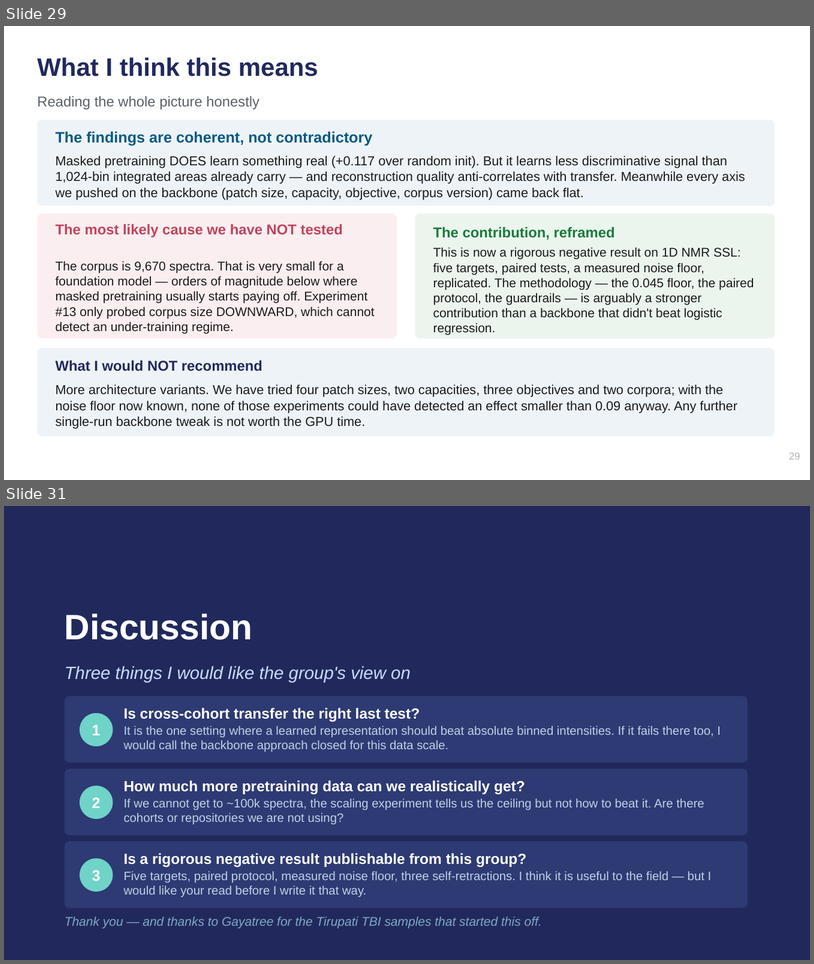
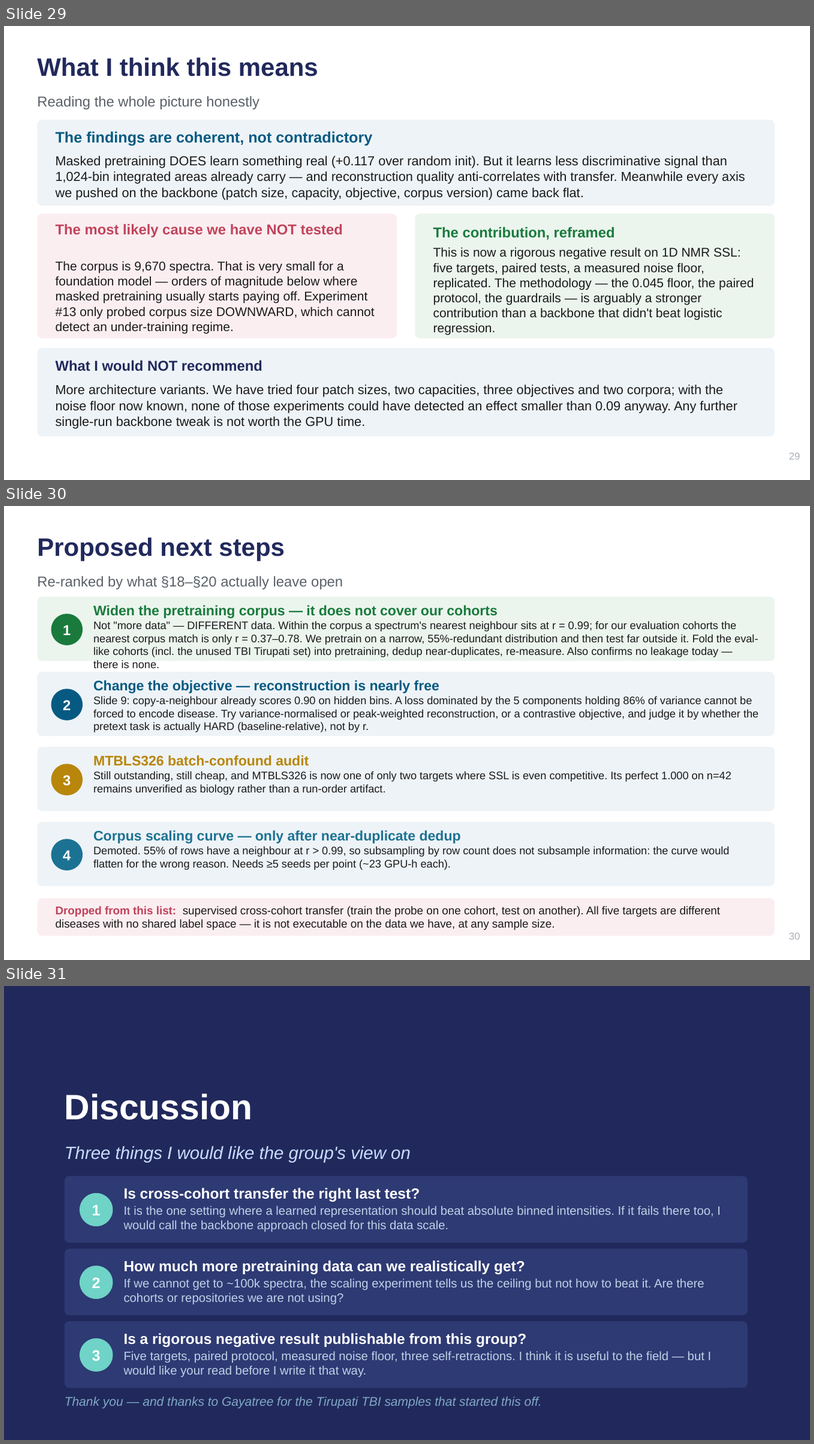
Before and after one commit to rama21094/NMR-Metabolomics-Foundational-Model, a slide deck: docs/Group_Meeting_2026-08-10.pptx. Shown one above the other, each under a label of ours: slides 29 and 31 before the commit, slides 29, 30 and 31 after it; the slides between them are not shown. The pictures are 814x964 and 814x1444 pixels, drawn with LibreOffice and Linux fonts; fonts in the diff are those of the drawing. Boxes give left, top, right and bottom in pixels: in the first picture for what was removed or moved away, otherwise in the second. Text is boxed around its words. In the diff, an @@ line names an element or a change of style, - is before the commit and + after.

```diff
--- a/docs/Group_Meeting_2026-08-10.pptx
+++ b/docs/Group_Meeting_2026-08-10.pptx
@@ slide 30 added at [4,506,810,960], background #FFFFFF @@
@@ text added at [37,537,285,561], 30 pt, text #21295C, bold @@
+Proposed next steps
@@ text added at [37,576,343,589], 17 pt, text #5A6068 @@
+Re-ranked by what §18–§20 actually leave open
@@ rounded rectangle added at [37,597,776,661], fill #EBF5EE @@
@@ ellipse added at [51,613,83,645], fill #1A7A3C @@
@@ text added at [93,605,497,618], 16.5 pt, text #1A7A3C, bold @@
+Widen the pretraining corpus — it does not cover our cohorts
@@ text added at [63,625,71,635], 17 pt, text #FFFFFF, bold @@
+1
@@ text added at [93,621,758,657], 13 pt, text #1A1A1A @@
+Not "more data" — DIFFERENT data. Within the corpus a spectrum's nearest neighbour sits at r = 0.99; for our evaluation cohorts the nearest corpus match is only r = 0.37–0.78. We pretrain on a narrow, 55%-redundant distribution and then test far outside it. Fold the eval-like cohorts (incl. the unused TBI Tirupati set) into pretraining, dedup near-duplicates, re-measure. Also confirms no leakage today — there is none.
@@ rounded rectangle added at [37,672,776,736], fill #EEF3F7 @@
@@ text added at [93,680,440,693], 16.5 pt, text #065A82, bold @@
+Change the objective — reconstruction is nearly free
@@ ellipse added at [51,688,83,720], fill #065A82 @@
@@ text added at [63,700,71,710], 17 pt, text #FFFFFF, bold @@
+2
@@ text added at [93,696,759,732], 13 pt, text #1A1A1A @@
+Slide 9: copy-a-neighbour already scores 0.90 on hidden bins. A loss dominated by the 5 components holding 86% of variance cannot be forced to encode disease. Try variance-normalised or peak-weighted reconstruction, or a contrastive objective, and judge it by whether the pretext task is actually HARD (baseline-relative), not by r.
@@ rounded rectangle added at [37,747,776,811], fill #EEF3F7 @@
@@ text added at [93,755,309,766], 16.5 pt, text #B8860B, bold @@
+MTBLS326 batch-confound audit
@@ ellipse added at [51,764,83,795], fill #B8860B @@
@@ text added at [63,775,71,786], 17 pt, text #FFFFFF, bold @@
+3
@@ text added at [93,771,732,795], 13 pt, text #1A1A1A @@
+Still outstanding, still cheap, and MTBLS326 is now one of only two targets where SSL is even competitive. Its perfect 1.000 on n=42 remains unverified as biology rather than a run-order artifact.
@@ rounded rectangle added at [37,822,776,886], fill #EEF3F7 @@
@@ ellipse added at [51,839,83,870], fill #1C7293 @@
@@ text added at [93,830,461,843], 16.5 pt, text #1C7293, bold @@
+Corpus scaling curve — only after near-duplicate dedup
@@ text added at [93,846,729,870], 13 pt, text #1A1A1A @@
+Demoted. 55% of rows have a neighbour at r > 0.99, so subsampling by row count does not subsample information: the curve would flatten for the wrong reason. Needs ≥5 seeds per point (~23 GPU-h each).
@@ text added at [63,850,71,860], 17 pt, text #FFFFFF, bold @@
+4
@@ rounded rectangle added at [37,898,776,936], fill #FBEEF1 @@
@@ text added at [56,906,721,930], 13.5 pt, text #1A1A1A @@
+Dropped from this list: supervised cross-cohort transfer (train the probe on one cohort, test on another). All five targets are different diseases with no shared label space — it is not executable on the data we have, at any sample size.
@@ text added at [789,932,801,939], 12 pt, text #AAB0B8 @@
+30
```
Also in this commit, not shown: 1 slide removed, 4 other files.
